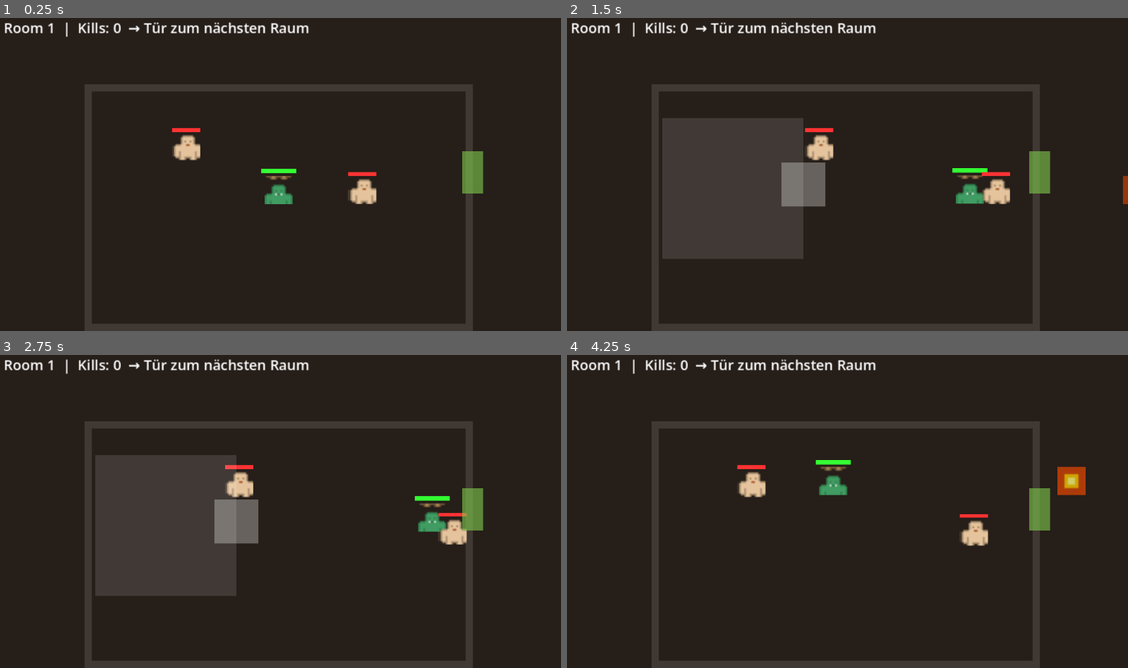
Above: before the commit, frames 1-4 (two rows, left to right).
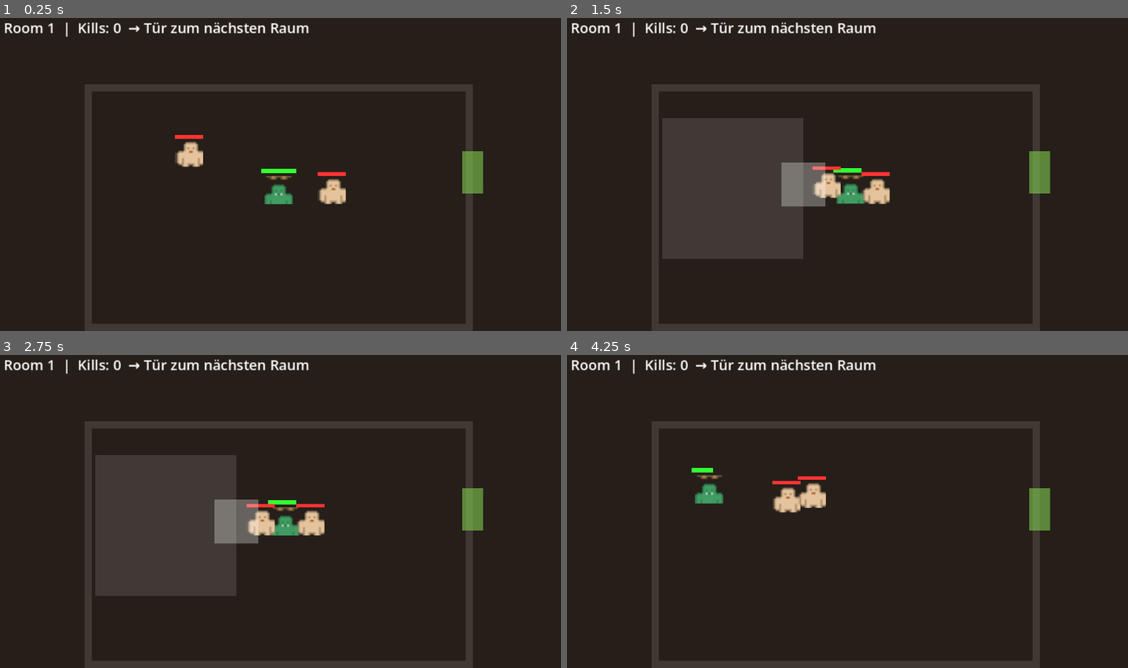
Above: after the commit, the same moments.

Repository: dcsepke-byte/slime-survivor
Game: Godot game, scene res://scenes/main.tscn
The game is run twice, just before and just after one commit, with the same random seed, the same clock (stepped at 60 frames per second) and the same inputs.
Inputs (mouse positions are in pixels of both pictures, inside the frame that each line leads up to):
- Up to frame 1 (0.25 s): no input
- Up to frame 2 (1.5 s): move the mouse to (970, 155) at 0.52 s; hold Right (ui_right) 0.53-1.25 s; click (970, 155) at 0.67 s; tap Space at 0.77 s; drag from (735, 187) to (1038, 171) at 1.27 s
- Up to frame 3 (2.75 s): move the mouse to (336, 439) at 2.02 s; hold Right (ui_right) from 2.03 s (still down)
- Up to frame 4 (4.25 s): release Right (ui_right) at 2.75 s; drag from (819, 574) to (673, 461) at 2.77 s; move the mouse to (1015, 558) at 3.52 s; hold Left (ui_left) from 3.53 s (still down); tap Space at 3.77 s

The runs differ from the first frame. In frame 1, 1.3% of the frame differs, in the area x 30-68%, y 35-60%; in frame 2, 2.4%; in frame 3, 2.2%; in frame 4, 2.7%, in the area x 22-93%, y 33-62%.

Commit message:
fix: Fireball-Signal verbunden + Enemy-Chase (Vampire-Survivors-Pattern)

Diff:
--- a/scripts/enemy.gd
+++ b/scripts/enemy.gd
@@ -1,13 +1,11 @@
 extends CharacterBody2D
 class_name Enemy
-## Enemy with HP bar overhead
+## Vampire-Survivors-Pattern: Verfolgt Spieler mit direction_to()
 
 var hp: int = 3
-var max_hp: int = hp
-var patrol_dir: float = 1.0
-var _timer: float = 0.0
-
-const SPEED := 60.0
+var max_hp: int = 3
+var player: Player = null
+const SPEED := 80.0
 
 @onready var hp_bar: ColorRect = $HPBar
 @onready var hp_bg: ColorRect = $HPBg
@@ -16,15 +14,18 @@
 func _ready() -> void:
 	add_to_group("enemy")
 	update_hp_bar()
+	# Spieler finden
+	var players := get_tree().get_nodes_in_group("player")
+	if players.size() > 0:
+		player = players[0]
 
 
-func _physics_process(delta: float) -> void:
-	_timer += delta
-	if _timer > 2.0:
-		_timer = 0.0
-		patrol_dir *= -1.0
-	velocity = Vector2(patrol_dir * SPEED, 0)
-	move_and_slide()
+func _physics_process(_delta: float) -> void:
+	if player:
+		# Vampire-Survivors-Chase: direction_to()
+		var dir: Vector2 = global_position.direction_to(player.global_position)
+		velocity = dir * SPEED
+		move_and_slide()
 
 
 func take_damage(amount: int) -> void:
@@ -40,7 +41,3 @@
 func update_hp_bar() -> void:
 	if hp_bar:
 		hp_bar.size.x = 32.0 * hp / max_hp
-	if hp_bg:
-		hp_bg.position = Vector2(-16, -20)
-	if hp_bar:
-		hp_bar.position = Vector2(-16, -20)
--- a/scripts/fireball.gd
+++ b/scripts/fireball.gd
@@ -1,19 +1,28 @@
 extends Area2D
-## Feuerball — sichtbarer Feuerball mit Kollision
+## Feuerball — bewegt sich, trifft Gegner & Spieler
 
 const SPEED := 400.0
 const LIFETIME := 2.0
 
-var direction := Vector2.RIGHT
-var _life := 0.0
+var direction: Vector2 = Vector2.RIGHT
+var _life: float = 0.0
 
 
 func _ready() -> void:
-	# Zeichne einen sichtbaren Kreis
+	# Sichtbarer Kreis
 	var sprite := Sprite2D.new()
-	sprite.texture = _make_fire_texture()
+	var img := Image.create(16, 16, false, Image.FORMAT_RGBA8)
+	img.fill(Color(1, 0.3, 0, 0.8))
+	for x in range(4, 12):
+		for y in range(4, 12):
+			img.set_pixel(x, y, Color(1, 0.8, 0, 1))
+	for x in range(6, 10):
+		for y in range(6, 10):
+			img.set_pixel(x, y, Color(1, 1, 0.5, 1))
+	sprite.texture = ImageTexture.create_from_image(img)
 	sprite.scale = Vector2(2, 2)
 	add_child(sprite)
+
 	# Kollision
 	var col := CollisionShape2D.new()
 	var shape := CircleShape2D.new()
@@ -21,34 +30,19 @@
 	col.shape = shape
 	add_child(col)
 
-
-func _make_fire_texture() -> ImageTexture:
-	var img := Image.create(16, 16, false, Image.FORMAT_RGBA8)
-	img.fill(Color(1, 0.3, 0, 0.8))
-	# Heller Kern
-	for x in range(4, 12):
-		for y in range(4, 12):
-			img.set_pixel(x, y, Color(1, 0.8, 0, 1))
-	# Weißer Hotspot
-	for x in range(6, 10):
-		for y in range(6, 10):
-			img.set_pixel(x, y, Color(1, 1, 0.5, 1))
-	return ImageTexture.create_from_image(img)
+	# ⚠️ DAS war der Bug: Signal nie verbunden!
+	body_entered.connect(_on_body_entered)
 
 
 func _physics_process(delta: float) -> void:
 	position += direction * SPEED * delta
 	_life += delta
-	# Verblassen
 	modulate.a = 1.0 - (_life / LIFETIME)
 	if _life > LIFETIME:
 		queue_free()
 
 
 func _on_body_entered(body: Node2D) -> void:
-	if body.is_in_group("enemy"):
+	if body.has_method("take_damage"):
 		body.take_damage(1)
 		queue_free()
-	elif body.is_in_group("player"):
-		body.take_damage(1)
-		queue_free()
Not shown, changed: build/web/index.html
Not shown, changed: build/web/index.pck
